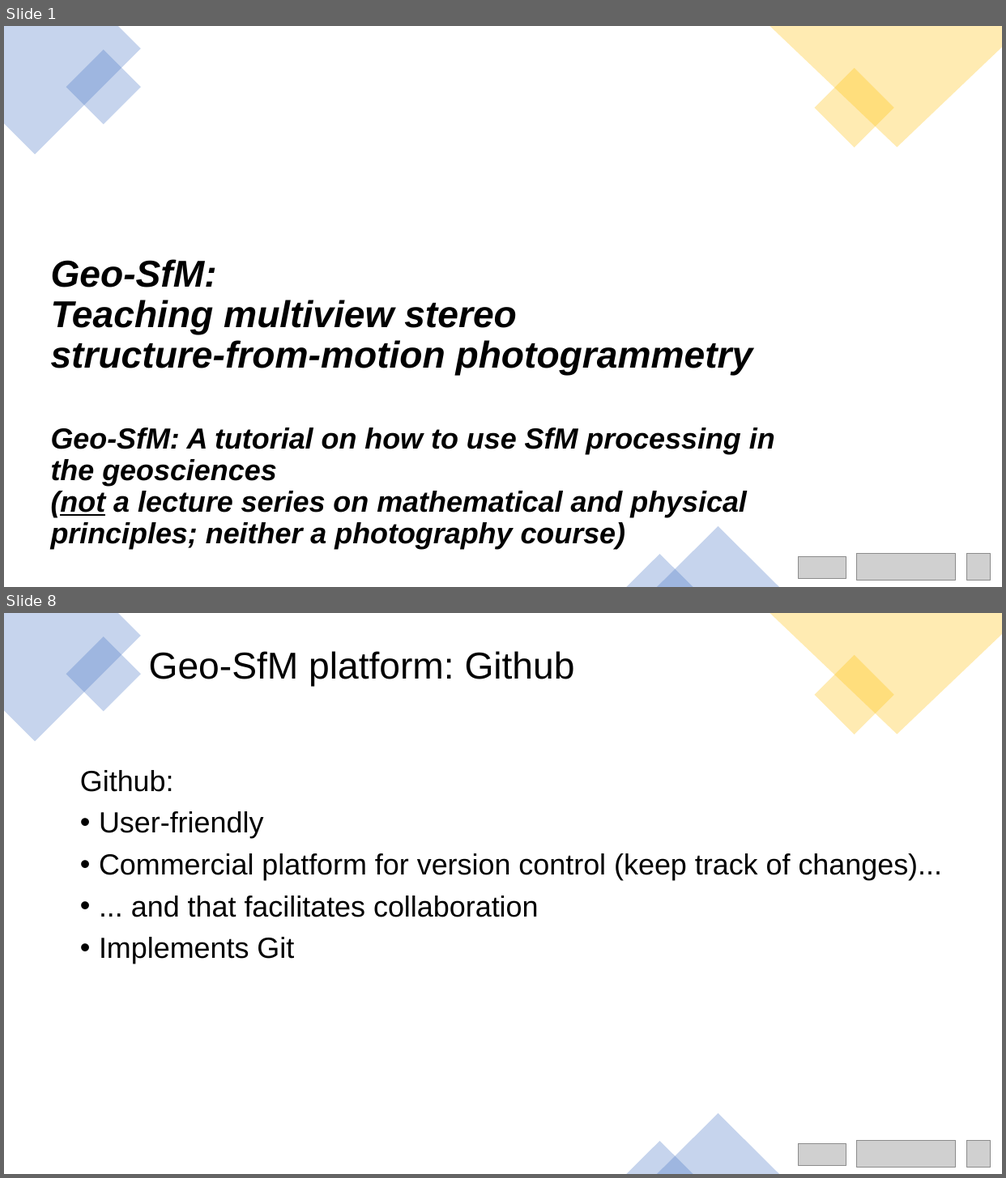
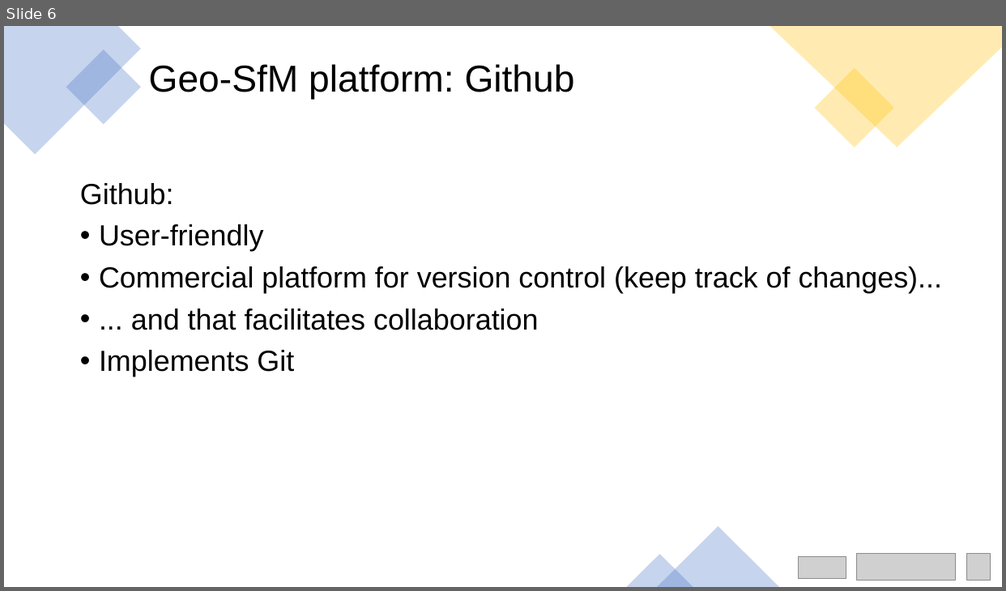
Before and after one commit to UNISvalbard/Geo-SfM, a slide deck: extra/slides/ppt/intro/intro.pptx. Shown one above the other, each under a label of ours: slides 1 and 8 before the commit, slide 6 after it; the slides between them are not shown. The pictures are 1006x1178 and 1006x591 pixels, drawn with LibreOffice and Linux fonts; fonts in the diff are those of the drawing; grey boxes stand for pictures. Boxes give left, top, right and bottom in pixels: in the first picture for what was removed or moved away, otherwise in the second. Text is boxed around its words. In the diff, an @@ line names an element or a change of style, - is before the commit and + after.

```diff
--- a/extra/slides/ppt/intro/intro.pptx
+++ b/extra/slides/ppt/intro/intro.pptx
@@ slide 1 removed at (4,26,1002,587), background #FFFFFF @@
@@ freeform shape removed at (4,26,141,155) @@
@@ rectangle removed at (66,49,142,125) @@
@@ freeform shape removed at (769,26,1002,148) @@
@@ rectangle removed at (814,68,893,148) @@
@@ text removed at (51,259,753,376) @@
-Geo-SfM:
-Teaching multiview stereo
-structure-from-motion photogrammetry
@@ text removed at (51,428,775,549) @@
-Geo-SfM: A tutorial on how to use SfM processing in the geosciences
-(not a lecture series on mathematical and physical principles; neither a photography course)
@@ triangle removed at (657,527,779,587) @@
@@ triangle removed at (627,555,693,587) @@
@@ picture removed at (799,557,846,579) @@
@@ picture removed at (857,554,956,581) @@
@@ picture removed at (967,554,991,581) @@
@@ what was slide 8 is now slide 6 @@
```
Also in this commit, not shown: 6 slides changed, 1 other slide removed, 13 other files.
